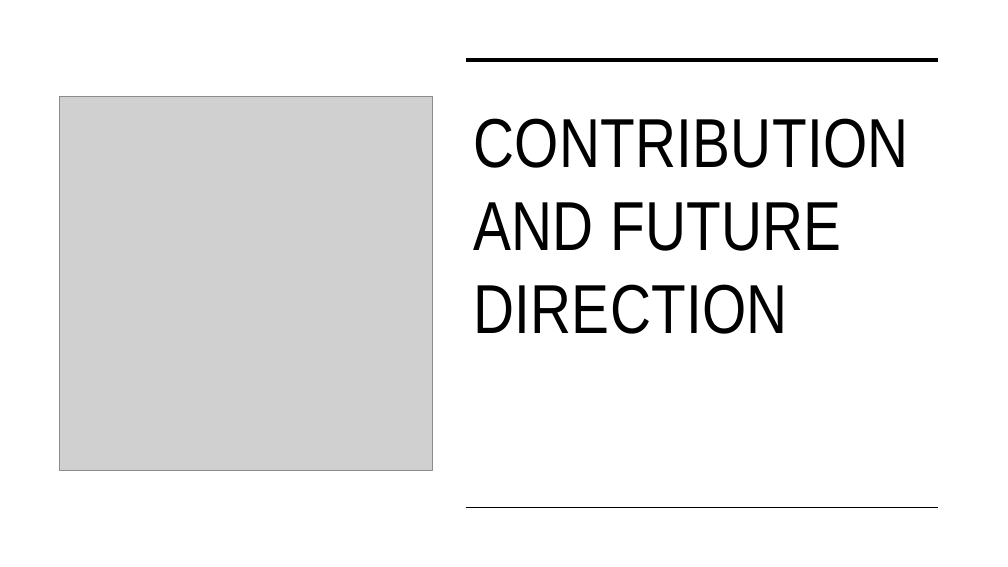
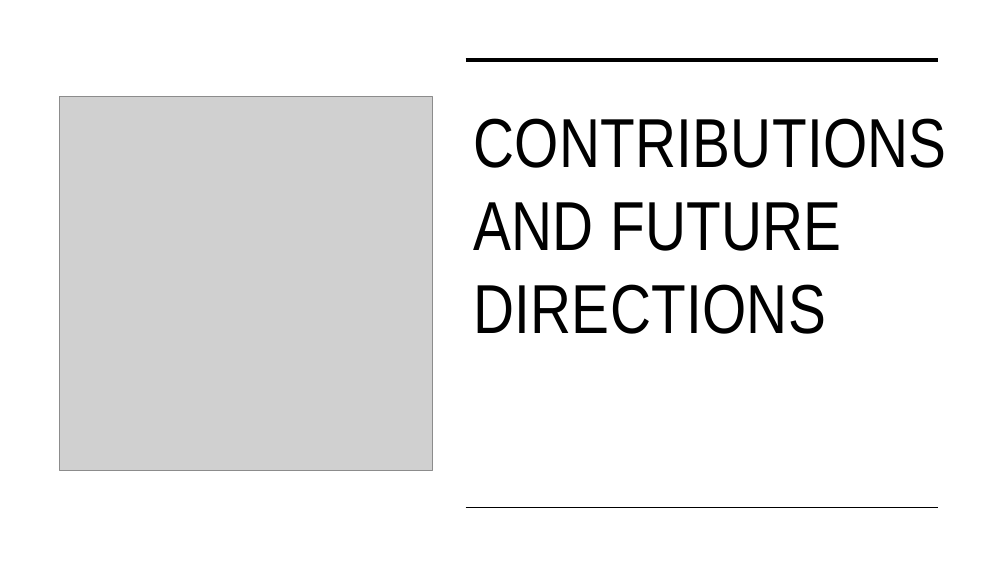
Before and after one commit to tuanisworkingonsomeprojects/TCT-visual-search, a slide deck: slide 48 of Presentation/FYP_NguyenTuan_Presentation.pptx. Drawn at 1008x567 pixels with LibreOffice and Linux fonts; fonts in the diff are those of the drawing; grey boxes stand for pictures. Boxes give left, top, right and bottom in pixels: in the first picture for what was removed or moved away, otherwise in the second. Text is boxed around its words. In the diff, an @@ line names an element or a change of style, - is before the commit and + after.

```diff
--- a/Presentation/FYP_NguyenTuan_Presentation.pptx
+++ b/Presentation/FYP_NguyenTuan_Presentation.pptx
@@ title at [473, 118, 946, 334]: text changed @@
-CONTRIBUTION AND FUTURE DIRECTION
+CONTRIBUTIONS AND FUTURE DIRECTIONS
```
Also in this commit, not shown: 1 other slide changed, 1 slide added.
